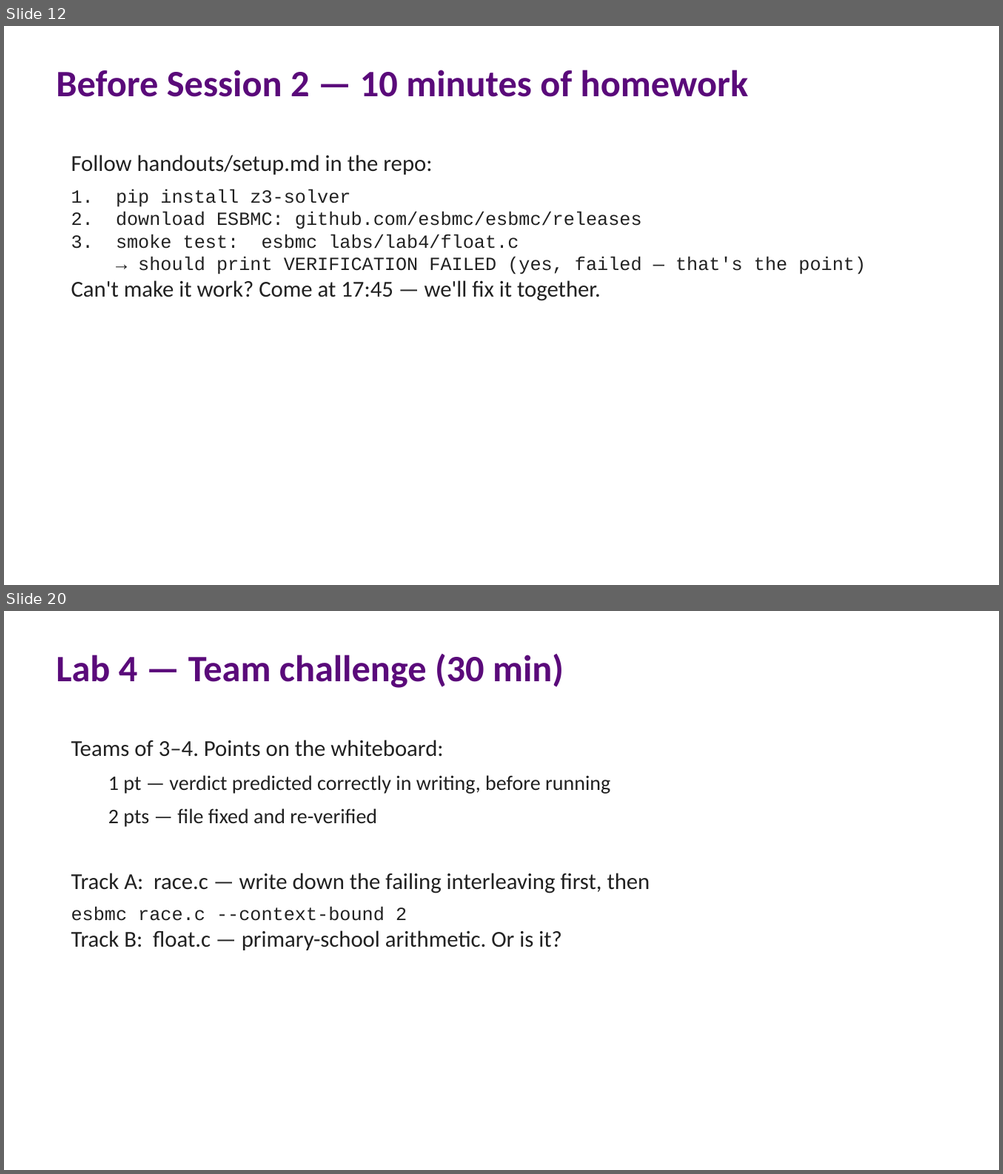
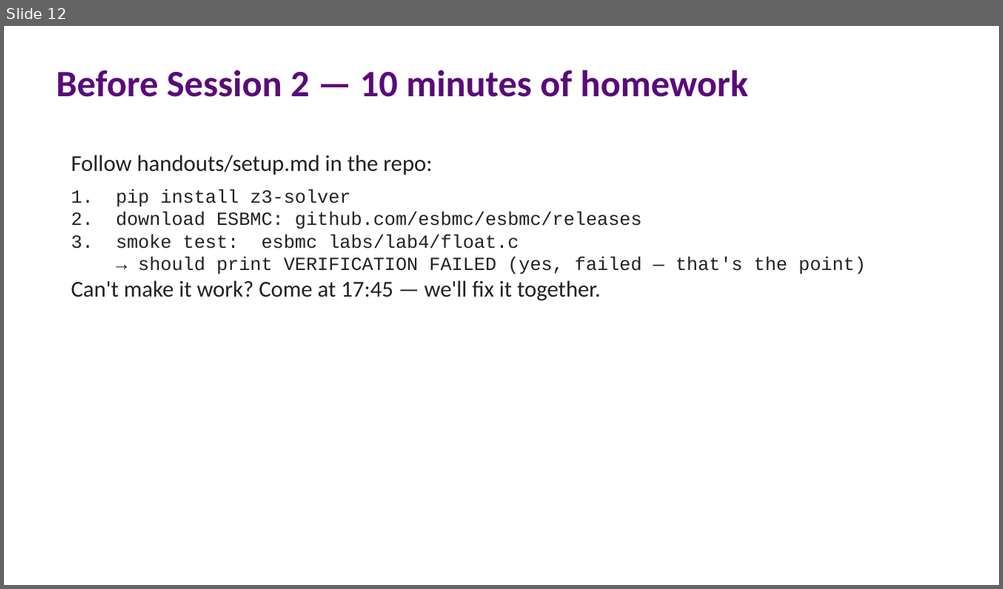
Before and after one commit to lucasccordeiro/unifei, a slide deck: slides/workshop-extras.pptx. Shown one above the other, each under a label of ours: slides 12 and 20 before the commit, slide 12 after it; the slides between them are not shown. The pictures are 1003x1174 and 1003x589 pixels, drawn with LibreOffice and Linux fonts; fonts in the diff are those of the drawing. Boxes give left, top, right and bottom in pixels: in the first picture for what was removed or moved away, otherwise in the second. Text is boxed around its words. In the diff, an @@ line names an element or a change of style, - is before the commit and + after.

```diff
--- a/slides/workshop-extras.pptx
+++ b/slides/workshop-extras.pptx
@@ slide 20 removed at <box>4,611,999,1170</box>, background #FFFFFF @@
@@ text removed at <box>56,654,563,688</box> @@
-Lab 4 — Team challenge (30 min)
@@ text removed at <box>71,740,650,951</box> @@
-Teams of 3–4. Points on the whiteboard:
-  1 pt — verdict predicted correctly in writing, before running
-  2 pts — file fixed and re-verified
-Track A: race.c — write down the failing interleaving first, then
-esbmc race.c --context-bound 2
-Track B: float.c — primary-school arithmetic. Or is it?
```
Also in this commit, not shown: 8 other slides removed, 9 other files.
